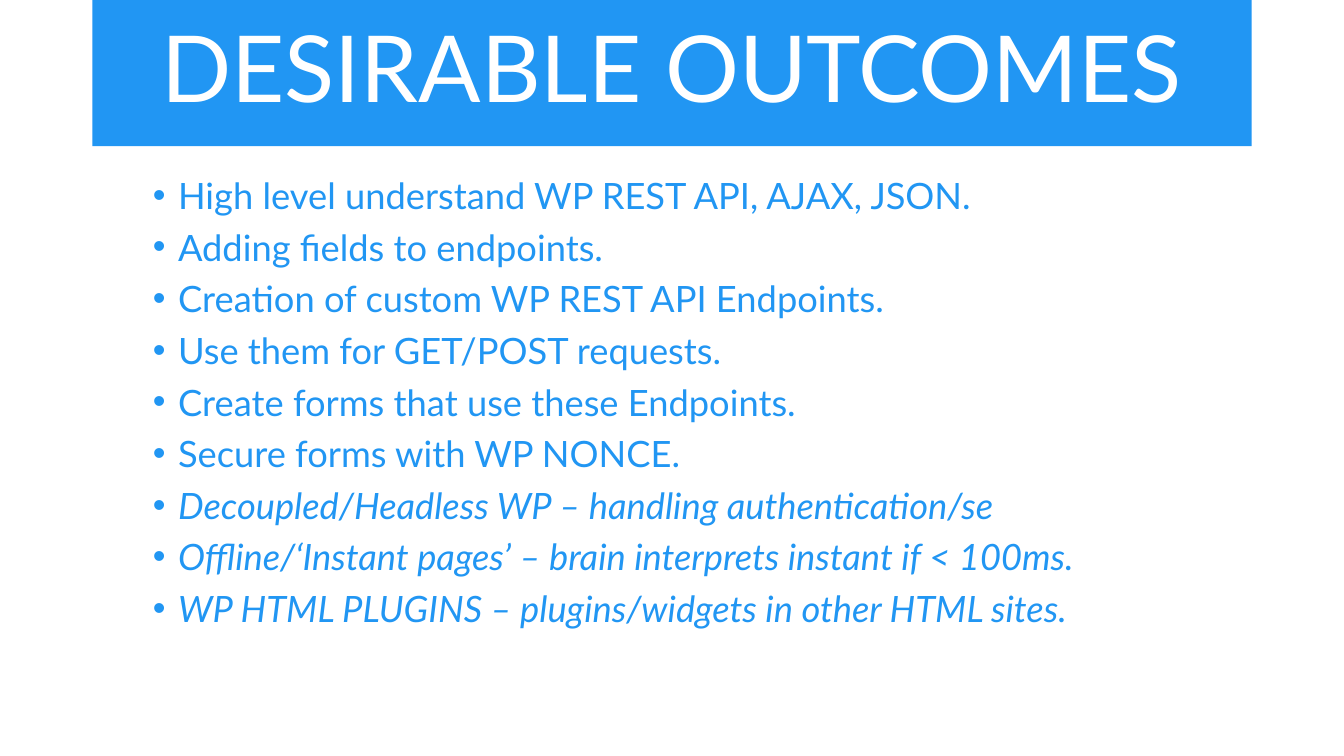
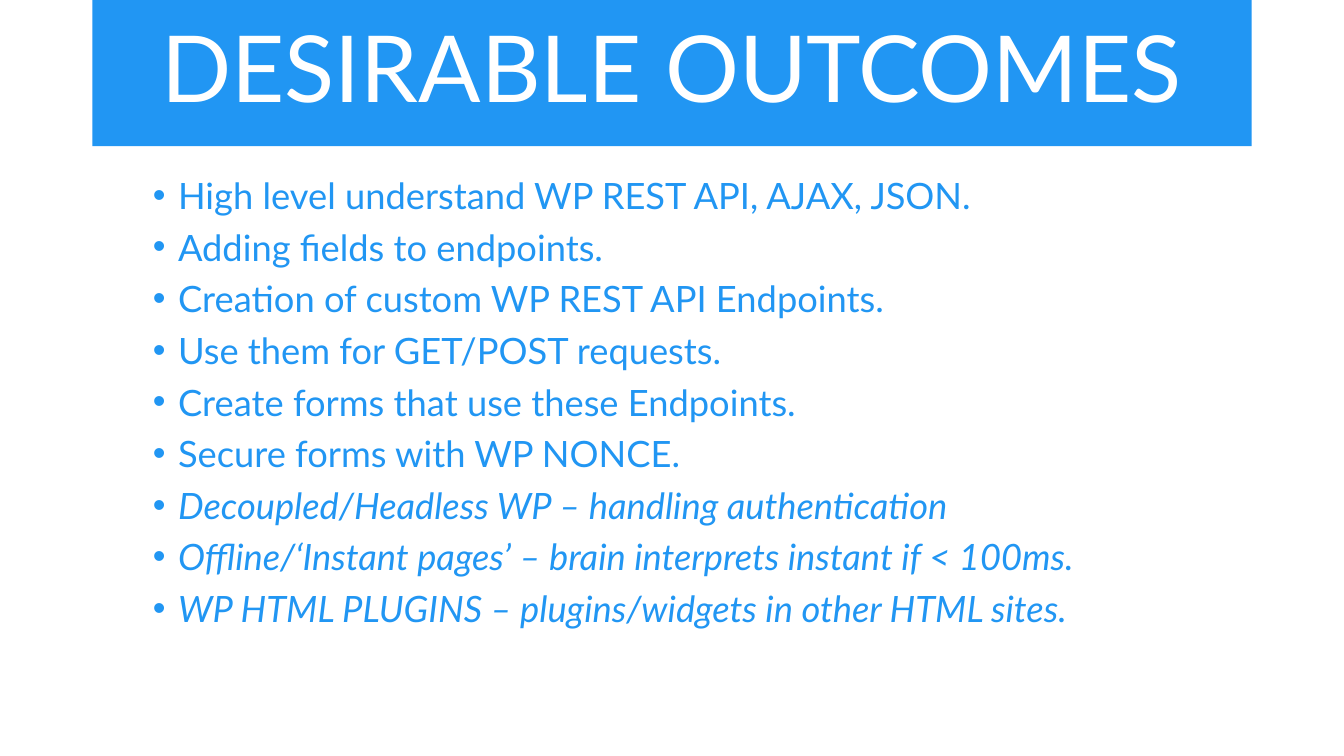
Before and after one commit to iwswordpress/rest, a slide deck: slide 2 of rest-api-workshop.pptx. Drawn at 1344x756 pixels with LibreOffice and Linux fonts; fonts in the diff are those of the drawing. Boxes give left, top, right and bottom in pixels: in the first picture for what was removed or moved away, otherwise in the second. Text is boxed around its words. In the diff, an @@ line names an element or a change of style, - is before the commit and + after.

```diff
--- a/rest-api-workshop.pptx
+++ b/rest-api-workshop.pptx
@@ text at (178,492,947,526): text changed @@
-  • Decoupled/Headless WP – handling authentication/se
+  • Decoupled/Headless WP – handling authentication
```
Also in this commit, not shown: 7 other slides changed, 1 slide added, 7 other files.
